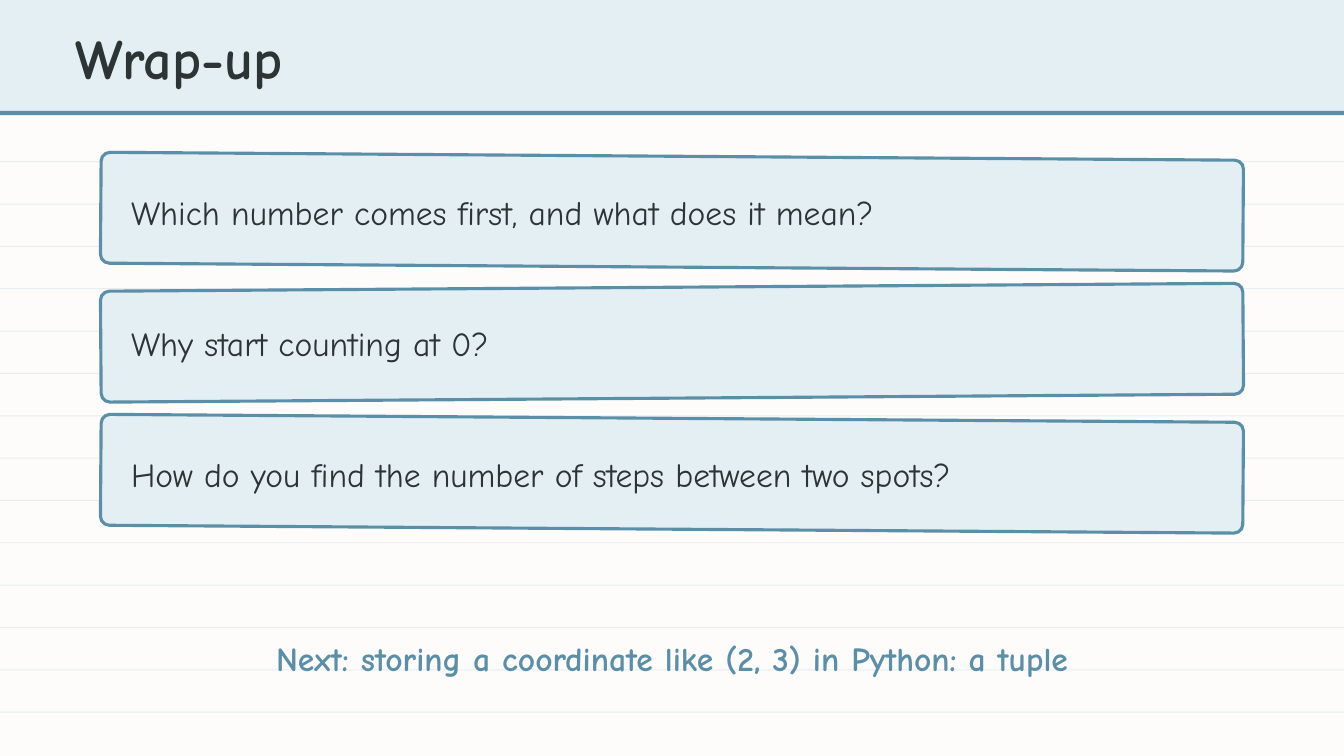
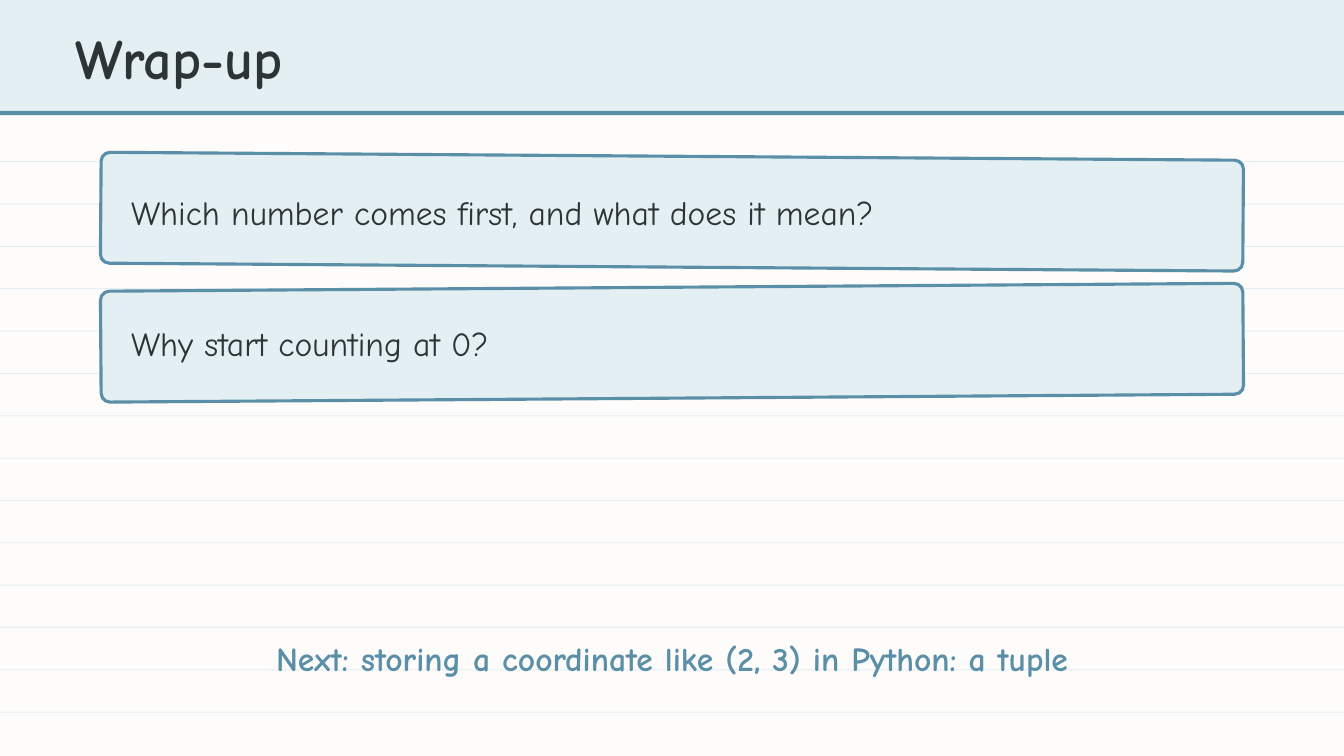
Before and after one commit to bradamiller/LearningPython, a slide deck: slide 10 of static/slides/module-04-manhattan/module-4-lesson-01-coordinates.pptx (slide 13 before the commit). Drawn at 1344x756 pixels with LibreOffice and Linux fonts; fonts in the diff are those of the drawing. Boxes give left, top, right and bottom in pixels: in the first picture for what was removed or moved away, otherwise in the second. Text is boxed around its words. In the diff, an @@ line names an element or a change of style, - is before the commit and + after.

```diff
--- a/static/slides/module-04-manhattan/module-4-lesson-01-coordinates.pptx
+++ b/static/slides/module-04-manhattan/module-4-lesson-01-coordinates.pptx
@@ rounded rectangle removed at (100,414,1244,533) @@
@@ text removed at (131,463,951,494) @@
-How do you find the number of steps between two spots?
```
Also in this commit, not shown: 3 other slides changed, 3 slides removed, 19 other files.
